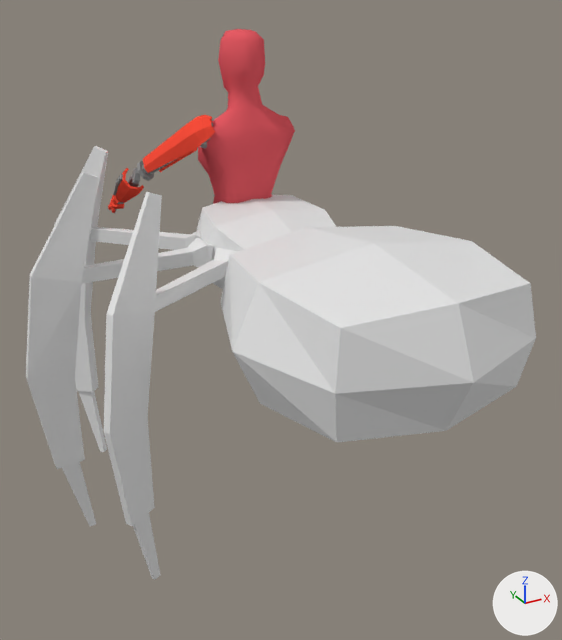
One commit to the Blender file datas/meshes/drider.blend: the scene before it, then after it.
Both versions are drawn from a 50 mm lens placed at (-1.31, -2.64, 1.77), pointed at (-0.05, -0.35, 0.62). Lighting does not change. The marker at lower right points along +X, +Y and +Z.
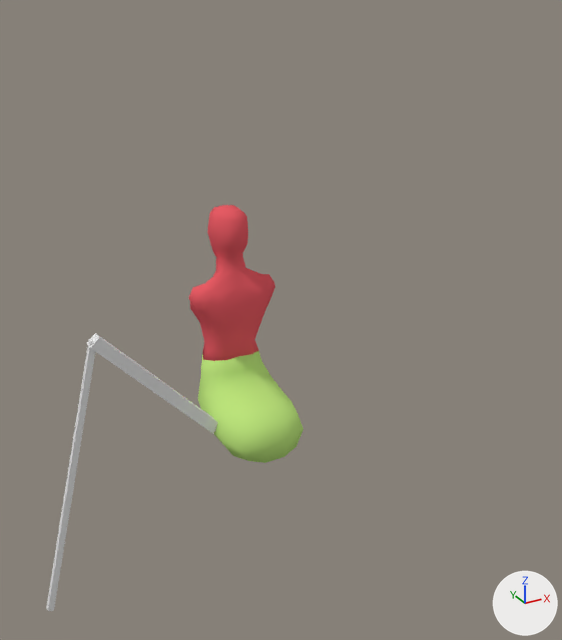
Commit message: Add "connected" Drider model.

Boxes [x1, y1, x2, y2] around the edits, measured in the pictures (562 x 640 px):
'Cube.001', deleted: before [221, 226, 536, 442]
'5-torso-high', moved: before [198, 29, 295, 204]; after [189, 205, 275, 361]
'Cube.007', deleted: before [104, 192, 162, 580]
'Cube.005', deleted: before [26, 172, 99, 526]
'0-torso-low', added (green): after [198, 351, 303, 463]
'Cube', deleted: before [196, 195, 336, 289]
'Cube.003', deleted: before [54, 146, 108, 452]
'arm', deleted: before [108, 115, 215, 213]
'3-lower-leg', added: after [47, 339, 95, 611]
'2-upper-leg', added: after [87, 333, 218, 434]
'Cube.004', deleted: before [81, 238, 214, 284]
'Cube.006', deleted: before [155, 247, 238, 312]
'Cube.002', deleted: before [90, 227, 201, 250]

Edits to the bpy script that builds the scene:
```text
Add me_3_lower_leg:
    me_3_lower_leg.from_pydata([(0.013, 0.0, -0.013), (0.013, 0.0, 0.013), (-0.012, 0.0, -0.013), (-0.012, 0.0, 0.013), (0.012, 1.2, -0.013), (0.012, 1.2, 0.013), (-0.013, 1.2, -0.013), (-0.013, 1.2, 0.013)], [], [(0, 1, 3, 2), (2, 3, 7, 6), (6, 7, 5, 4), (4, 5, 1, 0), (2, 6, 4, 0), (7, 3, 1, 5)])
Change ob_5_torso_high:
    ob_5_torso_high.location: (0.0, 0.0, 0.95) -> (0.0, 0.16, 0.26)
Remove ob_cube:
    ob_cube = bpy.data.objects.new('Cube', me_cube)
Remove ob_cube_001:
    ob_cube_001 = bpy.data.objects.new('Cube.001', me_cube_001)
Remove ob_arm:
    ob_arm = bpy.data.objects.new('arm', me_0_arm)
Remove ob_cube_002:
    ob_cube_002 = bpy.data.objects.new('Cube.002', me_cube_003)
Remove ob_cube_003:
    ob_cube_003 = bpy.data.objects.new('Cube.003', me_cube_004)
Remove ob_cube_004:
    ob_cube_004 = bpy.data.objects.new('Cube.004', me_cube_005)
Remove ob_cube_005:
    ob_cube_005 = bpy.data.objects.new('Cube.005', me_cube_006)
Remove ob_cube_006:
    ob_cube_006 = bpy.data.objects.new('Cube.006', me_cube_007)
Remove ob_cube_007:
    ob_cube_007 = bpy.data.objects.new('Cube.007', me_cube_008)
Add ob_3_lower_leg:
    ob_3_lower_leg = bpy.data.objects.new('3-lower-leg', me_3_lower_leg)
    ob_3_lower_leg.parent = ob_2_upper_leg
    ob_3_lower_leg.location = (0.0, 0.7, 0.0)
    ob_3_lower_leg.rotation_euler = (-2.144, 0.0, 0.0)  # degrees (-123, 0, 0)
Add ob_2_upper_leg:
    ob_2_upper_leg = bpy.data.objects.new('2-upper-leg', me_2_upper_leg)  # a box spanning x -0.025..0.025, y 0.0..0.7, z -0.025..0.025
    ob_2_upper_leg.location = (-0.176, 0.0, 0.02)
    ob_2_upper_leg.rotation_euler = (0.822, 0.0, 1.571)  # degrees (47, 0, 90)
Add ob_0_torso_low:
    ob_0_torso_low = bpy.data.objects.new('0-torso-low', me_0_torso_low)  # 45 vertices, 40 faces; spans x -0.193..0.0, y -0.231..0.32, z -0.12..0.264; in mat_material_002 (green #bee77e); modifiers MIRROR
    ob_0_torso_low.location = (0.0, 0.0, 0.0)
```
